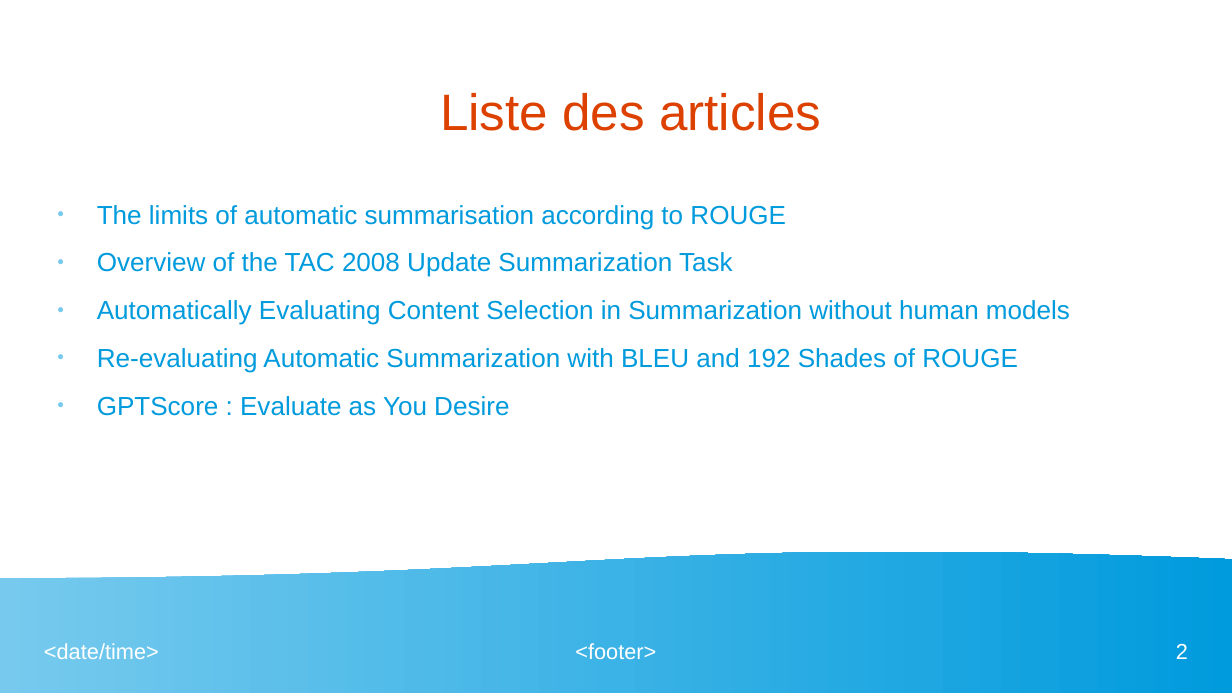
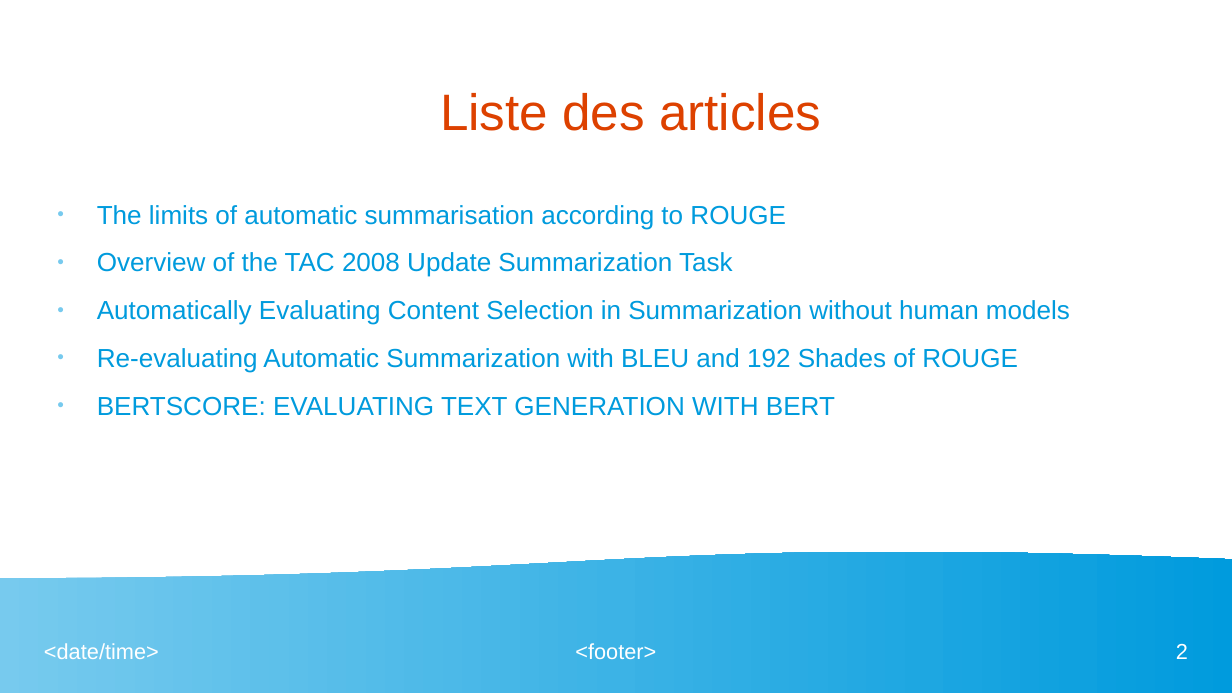
Before and after one commit to fannybachey/stage_2024, a slide deck: slide 2 of presentation/presentation_2.odp. Drawn at 1232x693 pixels with LibreOffice and Linux fonts; fonts in the diff are those of the drawing. Boxes give left, top, right and bottom in pixels: in the first picture for what was removed or moved away, otherwise in the second. Text is boxed around its words. In the diff, an @@ line names an element or a change of style, - is before the commit and + after.

```diff
--- a/presentation/presentation_2.odp
+++ b/presentation/presentation_2.odp
@@ text at bbox=[97, 396, 835, 416]: text changed @@
-● GPTScore : Evaluate as You Desire
+● BERTSCORE: EVALUATING TEXT GENERATION WITH BERT
```
Also in this commit, not shown: 4 other slides changed, 4 slides added.
